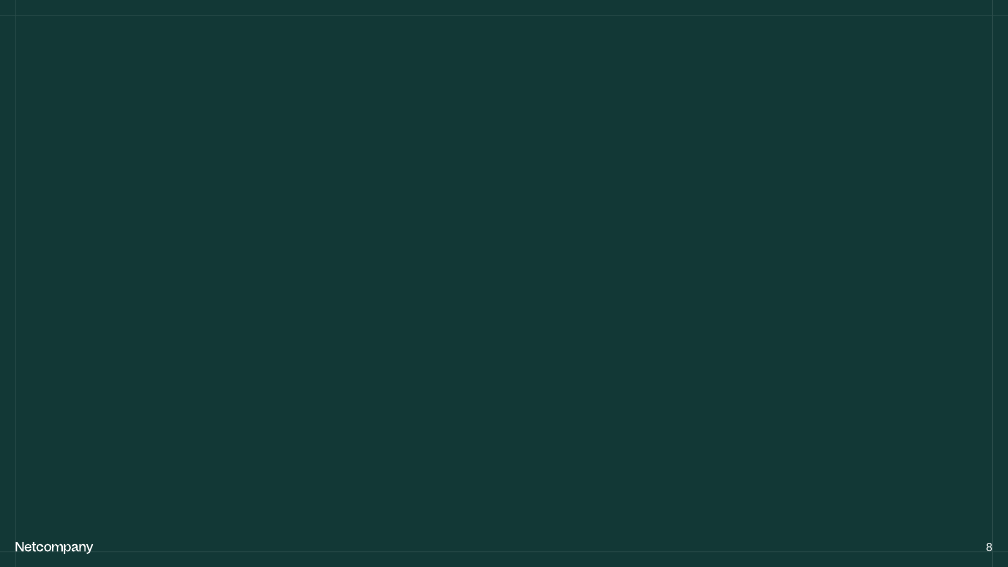
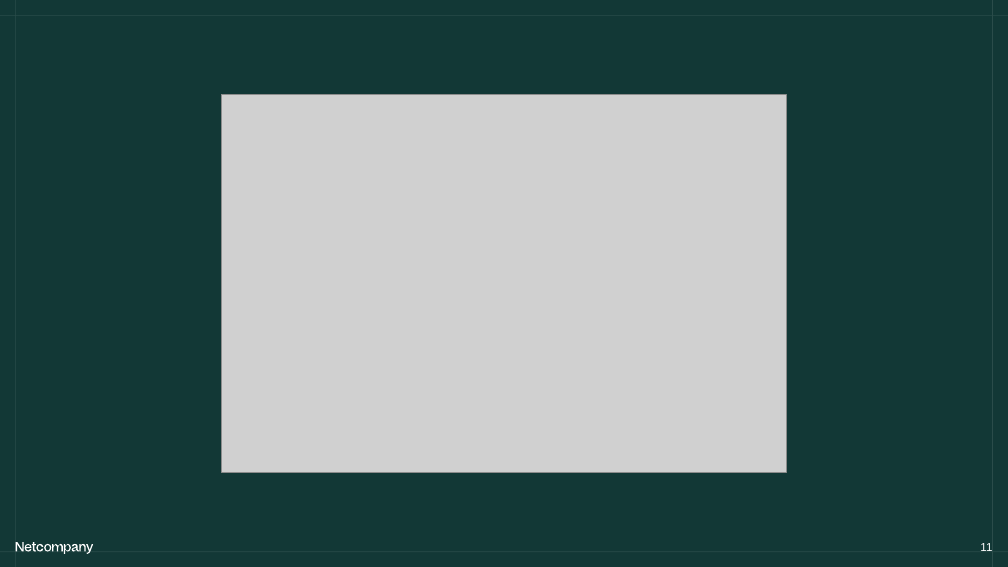
Before and after one commit to NLTTam/coe-ui-test-auto, a slide deck: slide 11 of test_cases/COE_UITest_Playwright.pptx (slide 8 before the commit). Drawn at 1008x567 pixels with LibreOffice and Linux fonts; fonts in the diff are those of the drawing; grey boxes stand for pictures. Boxes give left, top, right and bottom in pixels: in the first picture for what was removed or moved away, otherwise in the second. Text is boxed around its words. In the diff, an @@ line names an element or a change of style, - is before the commit and + after.

```diff
--- a/test_cases/COE_UITest_Playwright.pptx
+++ b/test_cases/COE_UITest_Playwright.pptx
@@ picture added at bbox=[221, 95, 786, 473] @@
@@ page number at bbox=[980, 543, 992, 551]: text changed @@
-8
+11
```
Also in this commit, not shown: 4 other slides changed, 3 slides added, 1 slide removed.
